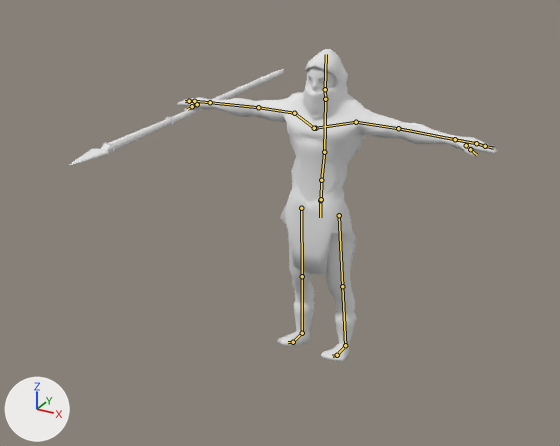
Before and after pictures for a commit that changed the Blender file Assets/Project Assets/Models/Hunter/WarriorNeanderthal1.blend.
Both versions are drawn from a camera (50 mm lens) standing at (1.82, -3.77, 2.78) and looking at (0.01, -0.48, 1.13). Lighting does not change. The marker at lower left points along +X, +Y and +Z. The bones that bend it are drawn over the model as lines.

The first picture shows 'Hunter', 'Spear'.
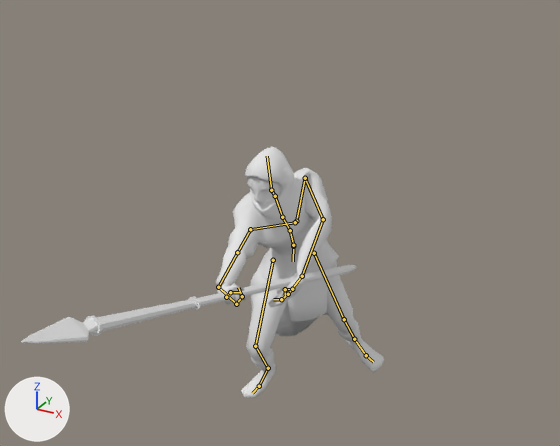
The newer file adds an action. The first version stands in its rest pose; the second is drawn at frame 12 of the action 'Hunter_MeeleAtk'.

Location of each change, [x1, y1, x2, y2] in pixels of the pictures (560 x 446 px):
'Hunter', posed (48% narrower, 20% shorter): before [177, 49, 498, 362]; after [216, 147, 384, 398]
'Spear', posed (56% wider, 19% shorter): before [70, 69, 284, 165]; after [21, 265, 356, 343]
bone 'Pelvis', root to tip: before (320, 200) to (320, 217); after (293, 246) to (293, 261)
bone 'Spine1', root to tip: before (321, 199) to (321, 180); after (293, 245) to (290, 230)
bone 'Spine2', root to tip: before (321, 180) to (324, 152); after (290, 230) to (282, 217)
bone 'Finger2.L', root to tip: before (485, 146) to (493, 148); after (281, 299) to (273, 299)
bone 'Thoe1.L', root to tip: before (466, 145) to (470, 149); after (292, 289) to (285, 289)
bone 'Thoe2.L', root to tip: before (470, 149) to (477, 155); after (285, 289) to (285, 295)
bone 'Finger1.R', root to tip: before (194, 101) to (189, 101); after (236, 304) to (242, 296)
bone 'Finger2.R', root to tip: before (189, 101) to (185, 101); after (242, 296) to (238, 287)
bone 'Thoe1.R', root to tip: before (197, 104) to (192, 106); after (226, 297) to (230, 292)
bone 'Thoe2.R', root to tip: before (192, 106) to (187, 109); after (230, 292) to (241, 292)
bone 'neck', root to tip: before (325, 99) to (325, 89); after (275, 196) to (271, 190)
bone 'Head', root to tip: before (325, 89) to (326, 54); after (271, 190) to (267, 156)

The change in detail:
Bone 'Pevis_IK' (bone_pevis_ik) moves from (0.0, 0.0, 0.0) to (0.193, -0.356, 0.108).
Bone 'Pevis_IK' (bone_pevis_ik) turns from (0, 0, 0) to (-8, 0, -26) degrees about its own x, y and z.
Bone 'Pelvis' (bone_pelvis) turns from (0, 0, 0) to (0, -19, 0) degrees about its own x, y and z.
Bone 'Spine1' (bone_spine1) turns from (0, 0, 0) to (-20, 32, -19) degrees about its own x, y and z.
Bone 'Spine2' (bone_spine2) turns from (0, 0, 0) to (-18, 2, -15) degrees about its own x, y and z.
Bone 'Finger2.L' (bone_finger2_l) turns from (0, 0, 0) to (5, 4, 32) degrees about its own x, y and z.
Bone 'Thoe1.L' (bone_thoe1_l) turns from (0, 0, 0) to (33, 30, 46) degrees about its own x, y and z.
Bone 'Thoe2.L' (bone_thoe2_l) turns from (0, 0, 0) to (52, 9, -19) degrees about its own x, y and z.
Bone 'Finger1.R' (bone_finger1_r) turns from (0, 0, 0) to (1, -7, -79) degrees about its own x, y and z.
Bone 'Finger2.R' (bone_finger2_r) turns from (0, 0, 0) to (8, -10, -68) degrees about its own x, y and z.
Bone 'Thoe1.R' (bone_thoe1_r) turns from (0, 0, 0) to (4, -23, -57) degrees about its own x, y and z.
Bone 'Thoe2.R' (bone_thoe2_r) turns from (0, 0, 0) to (31, 4, 13) degrees about its own x, y and z.
Bone 'neck' (bone_neck) turns from (0, 0, 0) to (-33, -2, -3) degrees about its own x, y and z.
Bone 'Head' (bone_head) turns from (0, 0, 0) to (22, 1, 1) degrees about its own x, y and z.
Bone 'Hand_IK.L' (bone_hand_ik_l) moves from (0.0, 0.0, 0.0) to (-0.294, -0.674, -0.606).
Bone 'Hand_IK.L' (bone_hand_ik_l) turns from (0, 0, 0) to (-15, 2, 124) degrees about its own x, y and z.
Bone 'Elbow_IK.L' (bone_elbow_ik_l) moves from (0.0, 0.0, 0.0) to (0.13, -0.202, 0.302).
Bone 'Elbow_IK.L' (bone_elbow_ik_l) turns from (0, 0, 0) to (12, -9, -19) degrees about its own x, y and z.
Bone 'Elbow_IK.R' (bone_elbow_ik_r) moves from (0.0, 0.0, 0.0) to (-0.134, -0.604, -0.1).
Bone 'Hand_IK.R' (bone_hand_ik_r) moves from (0.0, 0.0, 0.0) to (0.132, -0.442, -0.944).
Bone 'Hand_IK.R' (bone_hand_ik_r) turns from (0, 0, 0) to (-36, -8, -146) degrees about its own x, y and z.
Bone 'Knee_IK.R' (bone_knee_ik_r) moves from (0.0, 0.0, 0.0) to (-0.246, 0.001, 0.316).
Bone 'Knee_Ik.L' (bone_knee_ik_l) moves from (0.0, 0.0, 0.0) to (-0.256, -0.06, -0.191).
Bone 'Foot_IK.L' (bone_foot_ik_l) moves from (0.0, 0.0, 0.0) to (0.02, -0.1, -0.002).
Bone 'Foot_IK.L' (bone_foot_ik_l) turns from (0, 0, 0) to (33, 10, -63) degrees about its own x, y and z.
Bone 'Foot_IK.R' (bone_foot_ik_r) moves from (0.0, 0.0, 0.0) to (0.001, 0.451, 0.0).
Bone 'Foot_IK.R' (bone_foot_ik_r) turns from (0, 0, 0) to (29, 0, 1) degrees about its own x, y and z.
